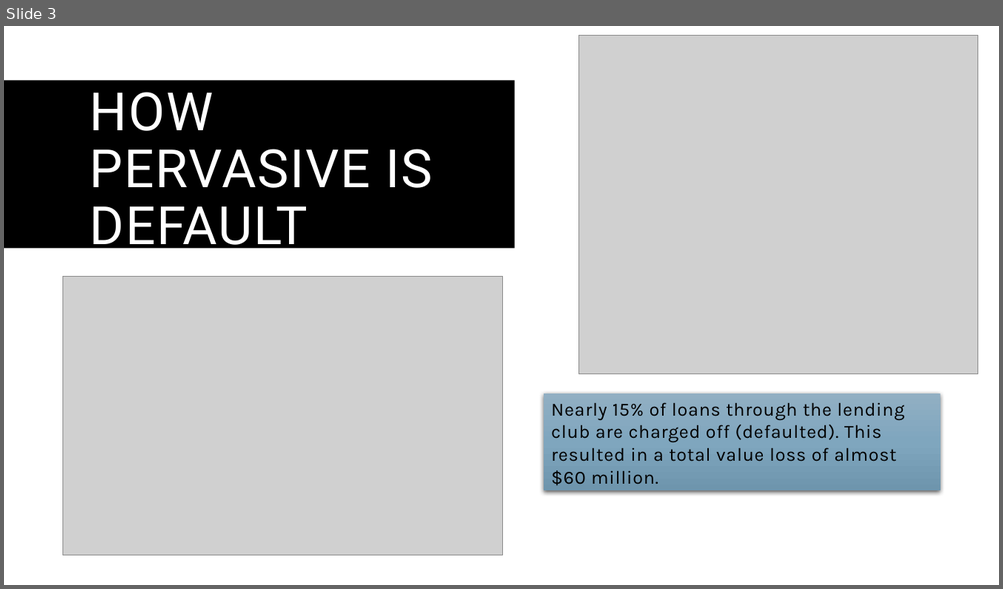
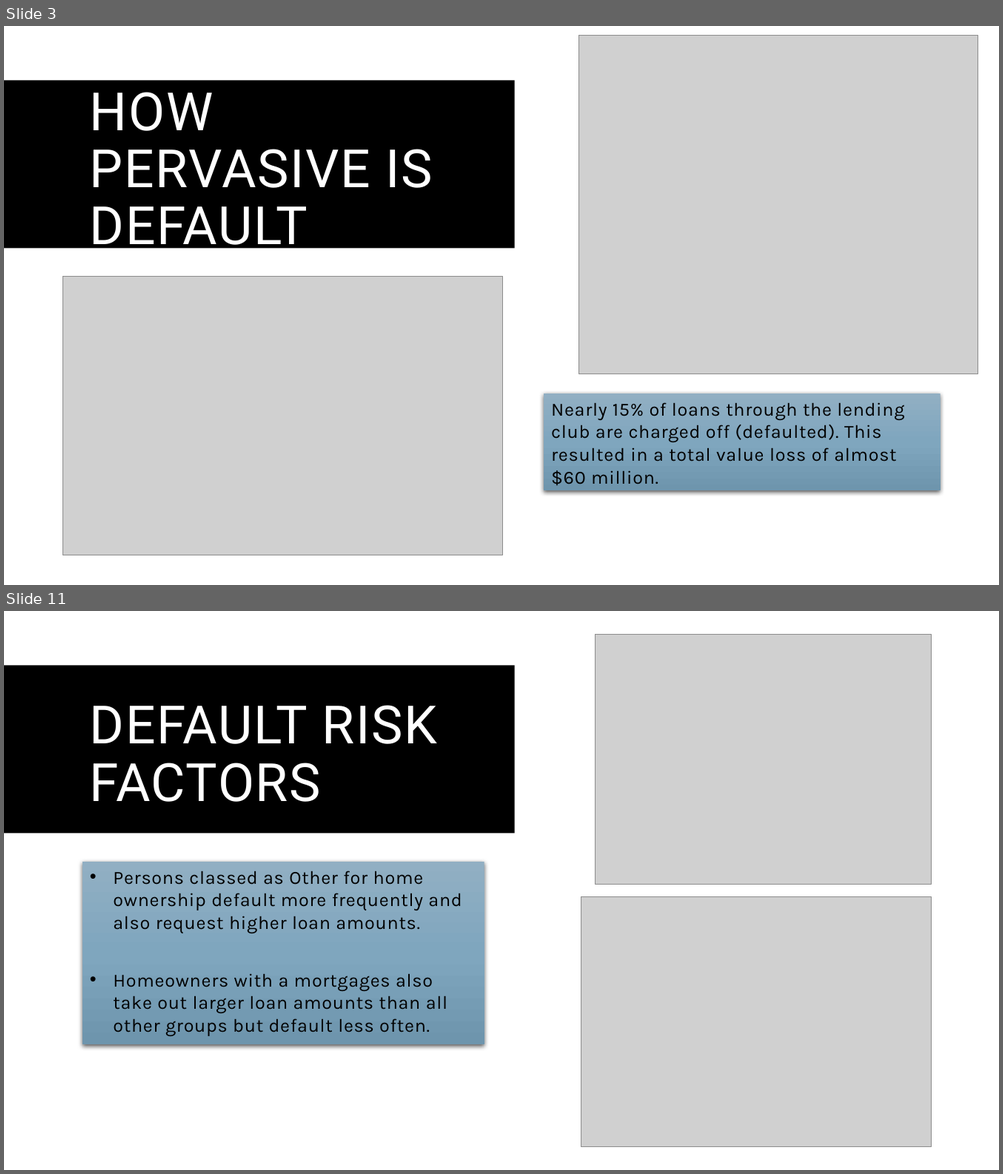
Before and after one commit to mickyals/lending_club_EDA, a slide deck: Lending Club Case Study.pptx. Shown one above the other, each under a label of ours: slide 3 before the commit, slides 3 and 11 after it; the slides between them are not shown. The pictures are 1003x589 and 1003x1174 pixels, drawn with LibreOffice and Linux fonts; fonts in the diff are those of the drawing; grey boxes stand for pictures. Boxes give left, top, right and bottom in pixels: in the first picture for what was removed or moved away, otherwise in the second. Text is boxed around its words. In the diff, an @@ line names an element or a change of style, - is before the commit and + after.

```diff
--- a/Lending Club Case Study.pptx
+++ b/Lending Club Case Study.pptx
@@ slide 11 added at [4, 611, 999, 1170], background #FFFFFF @@
@@ rectangle added at [4, 611, 999, 796], fill #000000 @@
@@ rectangle added at [4, 611, 999, 1170], fill #FFFFFF @@
@@ picture added at [595, 634, 930, 884] @@
@@ rectangle added at [4, 666, 515, 833], fill #000000 @@
@@ title added at [90, 705, 437, 802], 51 pt, text #FFFFFF @@
+DEFAULT RISK FACTORS
@@ rectangle added at [82, 862, 484, 1045], fill gradient #92B0C4 to #80A7BF to #6F95AD, 18 pt, text #000000 @@
+• Persons classed as Other for home ownership default more frequently and also request higher loan amounts.
+• Homeowners with a mortgages also take out larger loan amounts than all other groups but default less often.
@@ picture added at [580, 897, 930, 1147] @@
```
Also in this commit, not shown: 4 slides changed, 9 other slides added, 1 other file.
